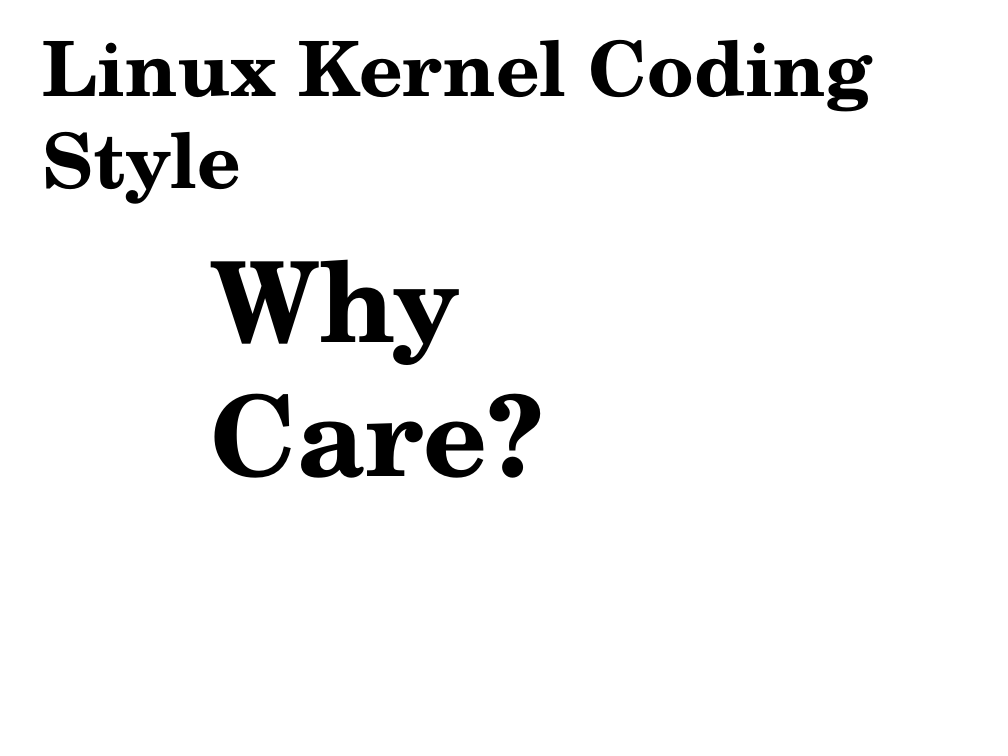
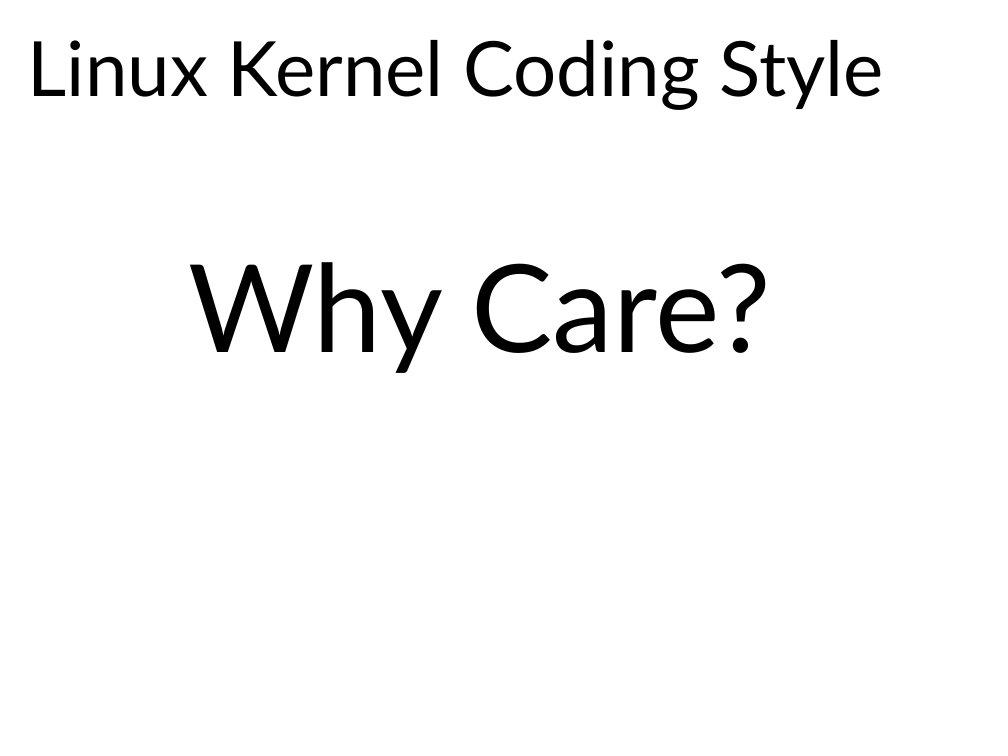
Before and after one commit to gregkh/kernel-tutorial, a slide deck: slide 4 of kernel_patch_tutorial.odp (slide 7 before the commit). Drawn at 1008x756 pixels with LibreOffice and Linux fonts; fonts in the diff are those of the drawing. Boxes give left, top, right and bottom in pixels: in the first picture for what was removed or moved away, otherwise in the second. Text is boxed around its words. In the diff, an @@ line names an element or a change of style, - is before the commit and + after.

Commit message:
updates for LinuxCon Korea version of this tutorial

```diff
--- a/kernel_patch_tutorial.odp
+++ b/kernel_patch_tutorial.odp
@@ text "Linux Kernel Coding Style": place and size @@
-text "Linux Kernel Coding Style" at [43, 40, 873, 204]
+text "Linux Kernel Coding Style" at [28, 40, 883, 109]
@@ text "Linux Kernel Coding Style" at [28, 40, 883, 109]: font TeX Gyre Schola to Lato, bold off @@
@@ text "Why Care?": place and size @@
-text "Why Care?" at [210, 259, 543, 478]
+text "Why Care?" at [188, 262, 771, 373]
@@ text "Why Care?" at [188, 262, 771, 373]: size 88 to 96 pt, font TeX Gyre Schola to Lato, bold off @@
```
Also in this commit, not shown: 13 other slides changed, 1 slide added, 2 slides removed, 2 other files.
